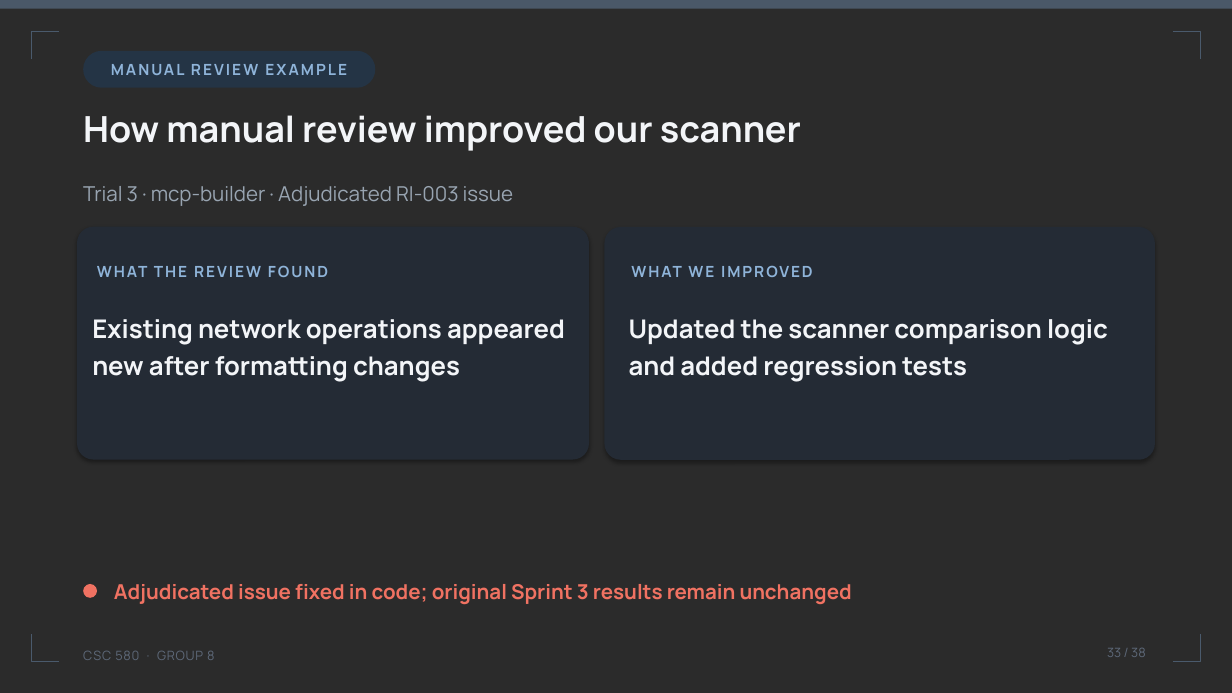
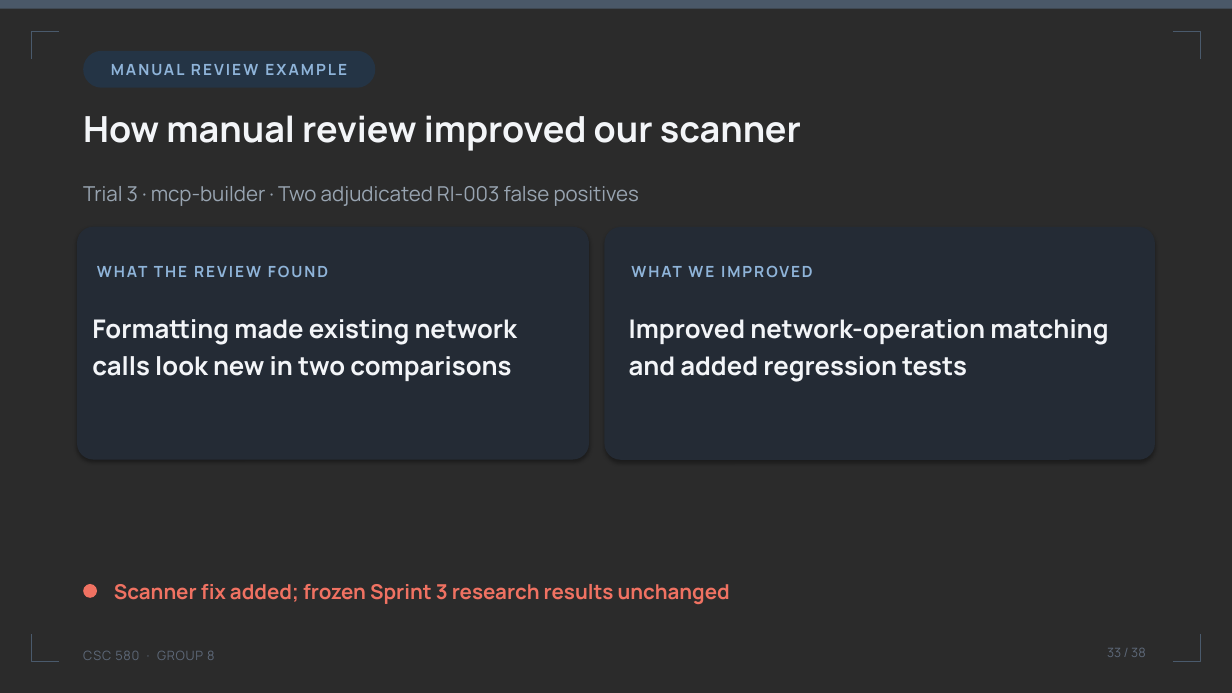
Before and after one commit to umdnp/csc580-project8, a slide deck: slide 33 of docs/group8_final_presentation.pptx. Drawn at 1232x693 pixels with LibreOffice and Linux fonts; fonts in the diff are those of the drawing; background and template pictures are left out; a plain dark background stands for a picture behind light text. Boxes give left, top, right and bottom in pixels: in the first picture for what was removed or moved away, otherwise in the second. Text is boxed around its words. In the diff, an @@ line names an element or a change of style, - is before the commit and + after.

```diff
--- a/docs/group8_final_presentation.pptx
+++ b/docs/group8_final_presentation.pptx
@@ text at box(83, 186, 639, 206): text changed @@
-Trial 3 · mcp-builder · Adjudicated RI-003 issue
+Trial 3 · mcp-builder · Two adjudicated RI-003 false positives
@@ text at box(92, 319, 518, 381): text changed @@
-Existing network operations appeared new after formatting changes
+Formatting made existing network calls look new in two comparisons
@@ text at box(629, 319, 1108, 382): text changed @@
-Updated the scanner comparison logic and added regression tests
+Improved network-operation matching and added regression tests
@@ text at box(114, 584, 730, 604): text changed @@
-Adjudicated issue fixed in code; original Sprint 3 results remain unchanged
+Scanner fix added; frozen Sprint 3 research results unchanged
```
Also in this commit, not shown: 7 other slides changed.
